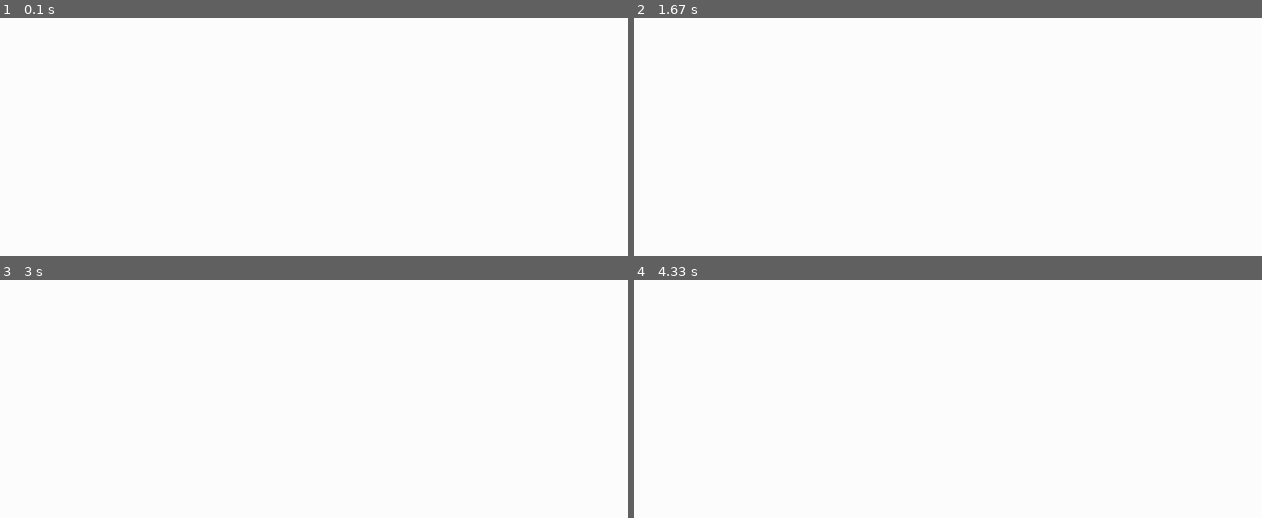
Above: before the commit, frames 1-4 (two rows, left to right).
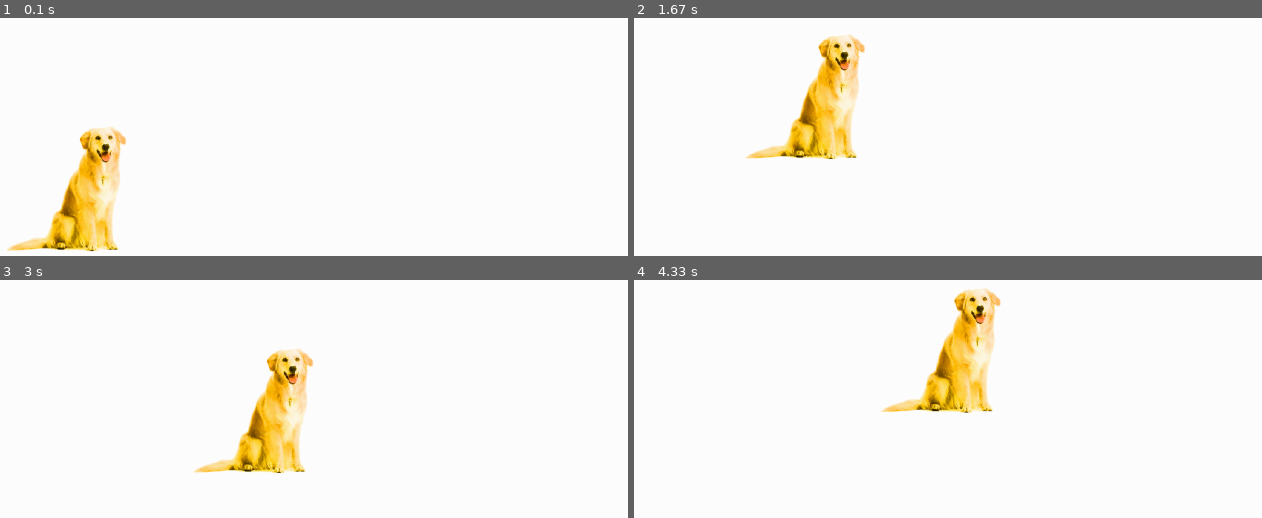
Above: after the commit, the same moments.

Repository: icedemon099/Platformer
Game: pygame game, started from Main.py
Two runs of this game, one before a commit and one after it. Both use one fixed random seed, a clock stepped at 60 frames per second and the inputs below.
Inputs:
- Up to frame 1 (0.1 s): no input
- Up to frame 2 (1.67 s): hold Right 0.33-0.8 s; hold Up 0.83-1.13 s; hold Right 1.17-1.63 s
- Up to frame 3 (3 s): hold Left 1.67-2.2 s; hold Down 2.23-2.53 s; hold Left 2.57-2.97 s
- Up to frame 4 (4.33 s): hold Up 3-3.37 s; hold Right 3.4-4.03 s; hold Down from 4.07 s (still down)

The runs differ from the first frame. In frame 1, 4.4% of the frame differs, in the area x 1-21%, y 45-99%; in frame 2, 4.4%; in frame 3, 4.4%; in frame 4, 4.5%, in the area x 39-59%, y 3-56%.

Commit message:
Now jumps properly. Dog image can be replaced, but i recommend keeping it because we need an alpha channel to test if collisions masks are working Also its adorable

Diff:
--- a/Jumper.py
+++ b/Jumper.py
@@ -41,8 +41,8 @@
         self.x += self.xspeed * self.tickTime
         self.y += self.yspeed * self.tickTime
         # Temporary floor collision. In future, move floor collision into checkCollision()
-        if self.y-self.width <= self.miny:
-            self.y = self.miny
+        if self.y-self.width < self.miny:
+            self.y = self.miny + self.width
             self.yspeed = 0
         self.moved = False
         self.rect.x = self.x
@@ -50,11 +50,12 @@
     def move(self, ximpulse, yimpulse):
         self.moved = True
         self.xspeed += ximpulse * self.tickTime
-        self.yspeed += yimpulse * self.tickTime
+        if self.y-self.width == 0:
+            self.yspeed += yimpulse * self.tickTime
         if math.fabs(self.xspeed) > self.maxspeed:
             self.xspeed = math.copysign(self.maxspeed, self.xspeed)
         if self.yspeed > self.maxspeed:
             self.yspeed = self.maxspeed
 
     def render(self, screen): #Call this in the Main update loop. It should draw the object to the screen
-        pygame.draw.circle(screen, (0, 0, 0), (round((self.x-(self.width/2))*self.pixelFactor), self._sh-round((self.y-(self.width/2))*self.pixelFactor)), self.width)
+        screen.blit(self.image, (self.x*self.pixelFactor,self._sh-(self.y*self.pixelFactor)))
--- a/Main.py
+++ b/Main.py
@@ -16,14 +16,13 @@
 screen = pygame.display.set_mode((sw, sh))
 
 fps = 60
-pixelFactor = 5
+pixelFactor = 20
 tickTime = 1/fps  # I dont mind if you rename this, but i dont find delta to be a clear name
 sprites = pygame.sprite.Group()
-player = Jumper.Jumper(fps, pixelFactor, pixelFactor/2)
+player = Jumper.Jumper(fps, pixelFactor/2, pixelFactor)
 lastprint = time.time()
 
-speed = 26
-jstrength = 20
+xAccelaration = 12
 # Main loop
 while True:
     timeprev = time.time()
@@ -31,14 +30,14 @@
     # Movement input
     pressed = pygame.key.get_pressed()
     if pressed[pygame.K_LEFT]:
-        player.move(-speed, 0)
+        player.move(-xAccelaration, 0)
     if pressed[pygame.K_RIGHT]:
-        player.move(speed, 0)
+        player.move(xAccelaration, 0)
     if pressed[pygame.K_UP]:
         # Positive direction is UP. Do not change
-        player.move(0, jstrength)
+        player.move(0, fps*12)
     if pressed[pygame.K_DOWN]:
-        player.move(0, -jstrength/4)
+        player.move(0, 5)
 
     for event in pygame.event.get():
         if event.type == pygame.locals.QUIT:
